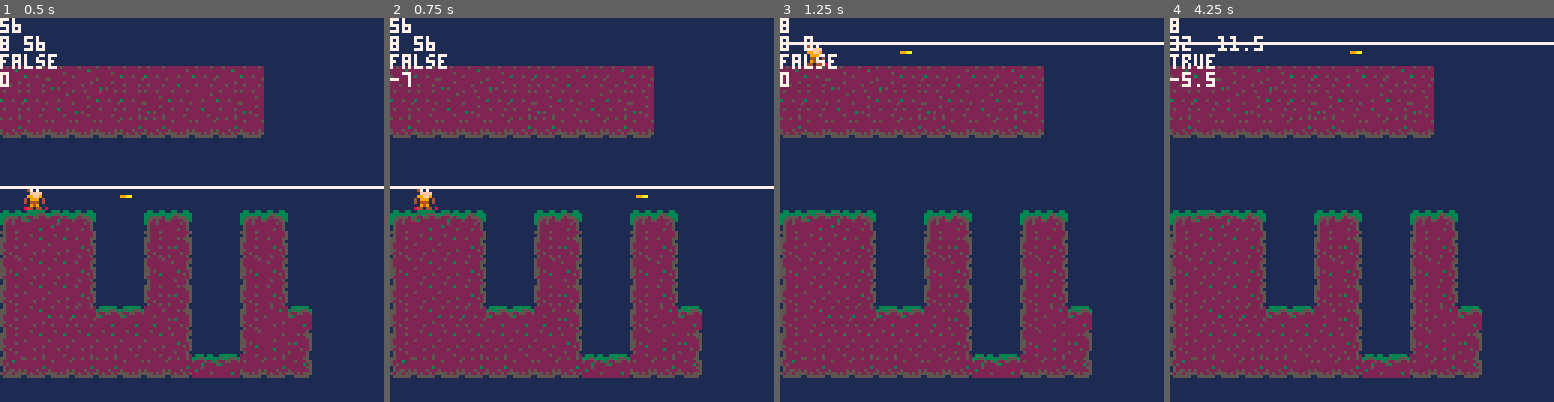
Above: before the commit, frames 1-4 (left to right).
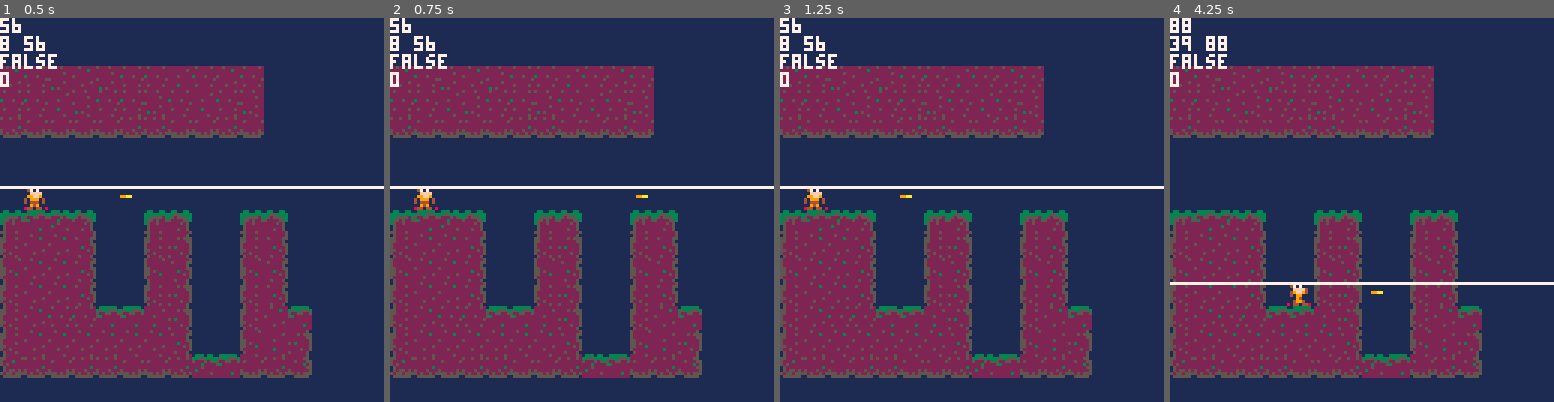
Above: after the commit, the same moments.

Repository: RicoP/picowiese
Game: PICO-8 cartridge mmm.p8
Same seed, same stepped clock (60 frames per second), same inputs: the game is played once before the commit and once after it.
Inputs:
- Up to frame 1 (0.5 s): tap X (X key) at 0.33 s
- Up to frame 2 (0.75 s): tap O (Z key) at 0.7 s
- Up to frame 3 (1.25 s): tap X (X key) at 1.07 s
- Up to frame 4 (4.25 s): hold Right 1.6-2.1 s; tap O (Z key) every 0.4 s from 1.7 to 4.1 s; tap X (X key) at 1.85, 2.97, 4.08 s; hold Up 2.15-2.42 s; hold Right 2.47-3.03 s; hold Left 3.08-3.58 s; hold Down 3.63-3.97 s; hold Right from 4.02 s (still down)

Frame 1 is identical in both runs. In frame 2, 0.1% of the frame differs, in the area x 0-6%, y 14-18%; in frame 3, 2.0%; in frame 4, 2.4%, in the area x 0-100%, y 0-75%.

Commit message:
Mon Jun 17 21:51:15 CEST 2019

Diff:
--- a/mmm.p8
+++ b/mmm.p8
@@ -122,6 +122,8 @@
 -- movement functions
 
 function apply_hero_falling()
+ if p.jumpvel < 0 then return end
+
  p.y += p.jumpvel
 
  if p.y < p.groundlevel then
@@ -133,8 +135,16 @@
 end
 
 function apply_hero_jumping2()
- if btnd(🅾️) and p.y == p.groundlevel then
-  p.jumpvel = -p_jumpstrength
+ if p.jumpvel > 0 then return end
+
+ --local y = p.y
+ --y += p.jumpvel
+
+ if p.y < p.groundlevel then
+  p.jumpvel += 0.5
+ else
+  p.jumpvel = 0
+  p.y = p.groundlevel
  end
 end
 
@@ -191,6 +201,10 @@
  if btn(➡️) then
   p.state = p_state_run
   p.direction = 1
+ end
+
+ if btnd(🅾️) and p.y == p.groundlevel then
+  p.jumpvel = -p_jumpstrength
  end
 
  local oldx = p.x
